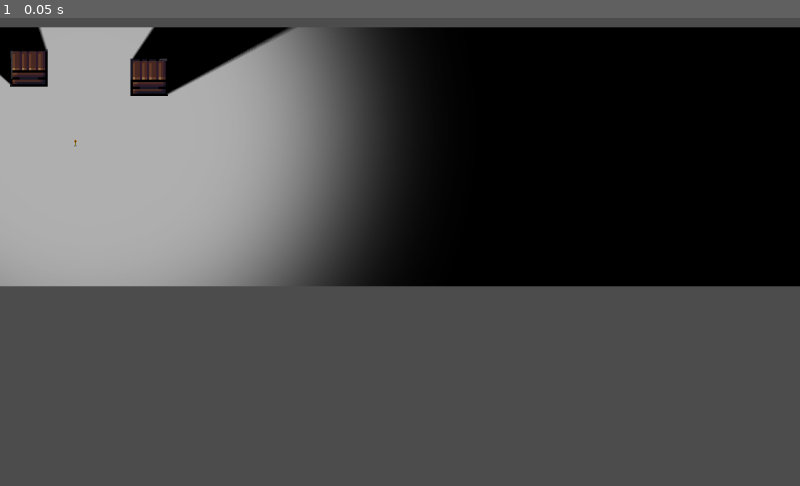
Above: before the commit, frame 1.
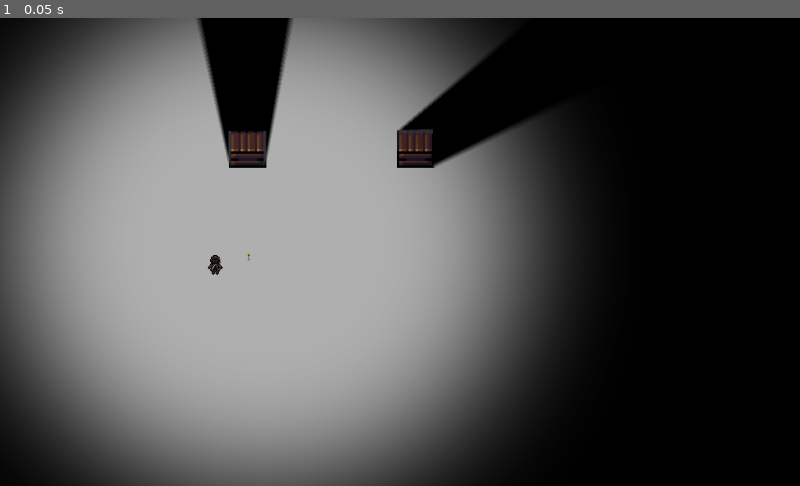
Above: after the commit, the same moment.

Repository: Andresnotch/One-Light-Arrow
Game: Godot game, scene res://Scenes/Test Map.tscn
The game is run twice, just before and just after one commit, with the same random seed, the same clock (stepped at 60 frames per second) and the same inputs. Before the commit the project has no main scene; this scene is started directly in both runs.
Inputs:
- Up to frame 1 (0.05 s): no input

The runs differ from the first frame. In frame 1, 65% of the frame differs, in the area x 0-100%, y 0-100%.

Commit message:
Nuevos sprites para el jugador, luz en el jugador

Diff:
--- a/Scenes/Player/Arrow.tscn
+++ b/Scenes/Player/Arrow.tscn
@@ -7,6 +7,8 @@
 texture = ExtResource( 1 )
 shadow_enabled = true
 shadow_color = Color( 1, 1, 1, 0 )
+shadow_filter = 3
+shadow_filter_smooth = 3.5
 
 [node name="Sprite" type="Sprite" parent="."]
 texture = ExtResource( 2 )
--- /dev/null
+++ b/Scenes/Player/Player.tscn
@@ -0,0 +1,37 @@
+[gd_scene load_steps=5 format=2]
+
+[ext_resource path="res://Sprites/Animations/Player/Idle/Front/Idle Player Frame 1 (front).png" type="Texture" id=1]
+[ext_resource path="res://Sprites/Animations/Player/Idle/Front/Idle Player Frame 2 (front).png" type="Texture" id=2]
+[ext_resource path="res://Sprites/Light/glow-png-black-and-white-white-glow-png-800.png" type="Texture" id=3]
+
+[sub_resource type="SpriteFrames" id=1]
+animations = [ {
+"frames": [  ],
+"loop": true,
+"name": "default",
+"speed": 5.0
+}, {
+"frames": [ ExtResource( 1 ), ExtResource( 2 ) ],
+"loop": true,
+"name": "PlayerFrontIdle",
+"speed": 1.0
+} ]
+
+[node name="Node2D" type="Area2D"]
+gravity_vec = Vector2( 0, 0 )
+
+[node name="CollisionPolygon2D" type="CollisionPolygon2D" parent="."]
+polygon = PoolVector2Array( -4.70822, 12.4243, 3.50812, 12.3647, 3.62719, 3.43392, -4.64868, 3.49346 )
+
+[node name="AnimatedSprite" type="AnimatedSprite" parent="."]
+frames = SubResource( 1 )
+animation = "PlayerFrontIdle"
+frame = 1
+
+[node name="Light2D" type="Light2D" parent="."]
+visible = false
+position = Vector2( 0.473358, 0 )
+texture = ExtResource( 3 )
+texture_scale = 1.44
+energy = 0.83
+shadow_enabled = true
--- a/Scenes/Test Map.tscn
+++ b/Scenes/Test Map.tscn
@@ -1,8 +1,8 @@
-[gd_scene load_steps=5 format=2]
+[gd_scene load_steps=6 format=2]
 
 [ext_resource path="res://Scenes/Player/Arrow.tscn" type="PackedScene" id=1]
 [ext_resource path="res://Scenes/Box.tscn" type="PackedScene" id=2]
-
+[ext_resource path="res://Scenes/Player/Player.tscn" type="PackedScene" id=3]
 
 [sub_resource type="Gradient" id=1]
 offsets = PoolRealArray( 0.502994 )
@@ -17,19 +17,20 @@
 color = Color( 0, 0, 0, 1 )
 
 [node name="Sprite" type="Sprite" parent="."]
-position = Vector2( 126.35, 178.244 )
-scale = Vector2( 1, 332.217 )
+position = Vector2( 512, 300 )
+scale = Vector2( 0.5, 600 )
 texture = SubResource( 2 )
 
 [node name="Node2D" parent="." instance=ExtResource( 1 )]
-position = Vector2( 96.9588, 160.446 )
+position = Vector2( 318.576, 306.32 )
 texture_scale = 1.44
 energy = 0.83
-shadow_filter = 3
-shadow_filter_smooth = 3.5
 
 [node name="Box1" parent="." instance=ExtResource( 2 )]
-position = Vector2( 37.4469, 64.2218 )
+position = Vector2( 531.665, 167.821 )
 
 [node name="Box2" parent="." instance=ExtResource( 2 )]
-position = Vector2( 191.491, 75.5153 )
+position = Vector2( 316.548, 167.687 )
+
+[node name="Node2D2" parent="." instance=ExtResource( 3 )]
+position = Vector2( 276.493, 316.414 )
--- a/project.godot
+++ b/project.godot
@@ -16,7 +16,16 @@
 [application]
 
 config/name="One Light Arrow"
+run/main_scene="res://Scenes/Test Map.tscn"
 config/icon="res://icon.png"
+
+[display]
+
+mouse_cursor/custom_image="res://Sprites/Arrow/crosshair.png"
+
+[physics]
+
+2d/default_gravity_vector=Vector2( 0, 0 )
 
 [rendering]
 
Binary file added: Sprites/Animations/Player/Idle/Front/Idle Player Frame 1 (front).png
Not shown, added: Sprites/Animations/Player/Idle/Front/Idle Player Frame 1 (front).png.import
Binary file added: Sprites/Animations/Player/Idle/Front/Idle Player Frame 2 (front).png
Not shown, added: Sprites/Animations/Player/Idle/Front/Idle Player Frame 2 (front).png.import
Binary file added: Sprites/Arrow/crosshair.png
Not shown, added: Sprites/Arrow/crosshair.png.import
Binary file added: Tiles/arbol1.jpeg
Not shown, added: Tiles/arbol1.jpeg.import
